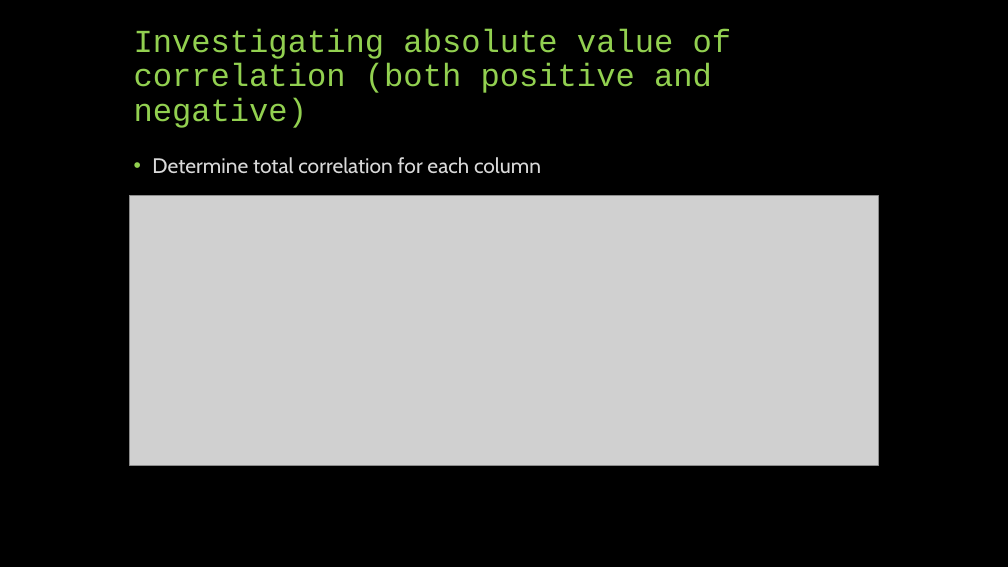
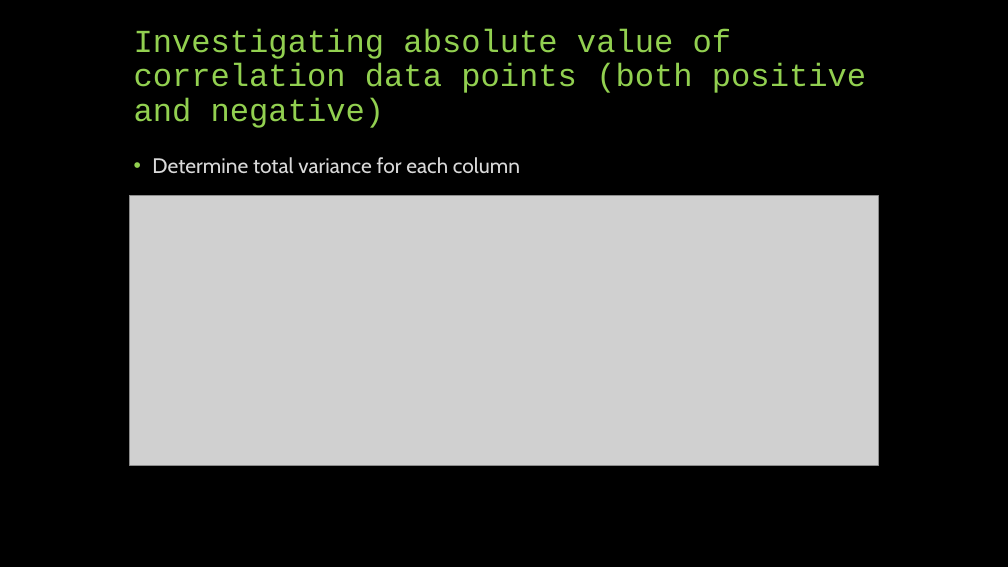
Before and after one commit to JimCarson1/Project_1, a slide deck: slide 11 of Project 1 UNC AI Bootcamp.pptx. Drawn at 1008x567 pixels with LibreOffice and Linux fonts; fonts in the diff are those of the drawing; grey boxes stand for pictures. Boxes give left, top, right and bottom in pixels: in the first picture for what was removed or moved away, otherwise in the second. Text is boxed around its words. In the diff, an @@ line names an element or a change of style, - is before the commit and + after.

```diff
--- a/Project 1 UNC AI Bootcamp.pptx
+++ b/Project 1 UNC AI Bootcamp.pptx
@@ title at (134,28,866,128): text changed @@
-Investigating absolute value of correlation (both positive and negative)
+Investigating absolute value of correlation data points (both positive and negative)
@@ text at (152,157,520,174): text changed @@
-• Determine total correlation for each column
+• Determine total variance for each column
```
Also in this commit, not shown: 2 other slides changed.
